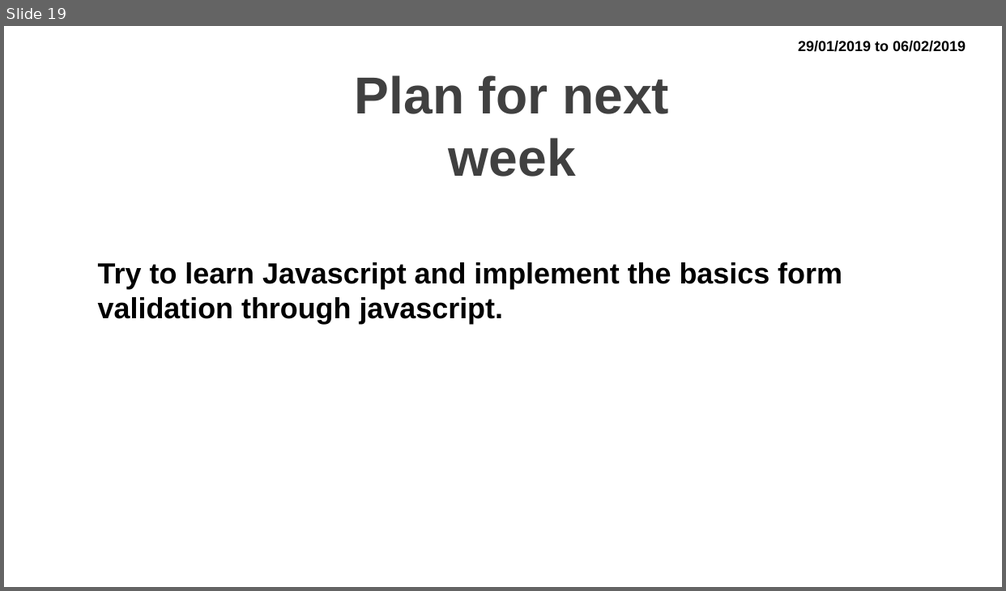
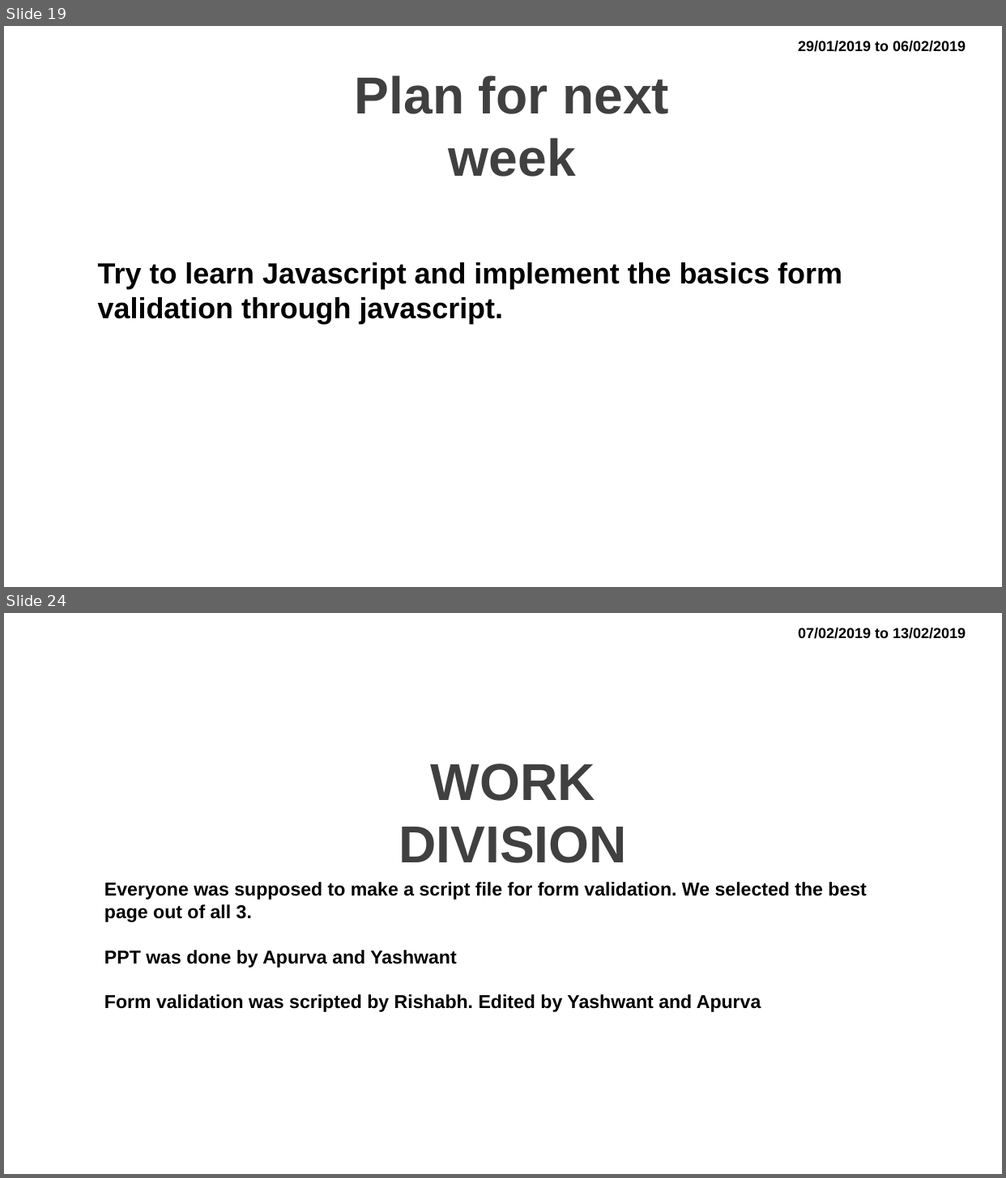
Before and after one commit to lostground97/WebD-Project, a slide deck: Presentation.pptx. Shown one above the other, each under a label of ours: slide 19 before the commit, slides 19 and 24 after it; the slides between them are not shown. The pictures are 1006x591 and 1006x1178 pixels, drawn with LibreOffice and Linux fonts; fonts in the diff are those of the drawing; background and template pictures are left out. Boxes give left, top, right and bottom in pixels: in the first picture for what was removed or moved away, otherwise in the second. Text is boxed around its words. In the diff, an @@ line names an element or a change of style, - is before the commit and + after.

```diff
--- a/Presentation.pptx
+++ b/Presentation.pptx
@@ slide 24 added at (4,613,1002,1174), background picture (left out) @@
@@ text added at (798,628,965,639), 14 pt, text #000000, bold @@
+07/02/2019 to 13/02/2019
@@ text added at (399,764,627,863), 50 pt, text pattern #808080 on #404040, bold @@
+WORK DIVISION
@@ text added at (104,882,866,1012), 18 pt, text #000000, bold @@
+Everyone was supposed to make a script file for form validation. We selected the best page out of all 3.
+PPT was done by Apurva and Yashwant
+Form validation was scripted by Rishabh. Edited by Yashwant and Apurva
```
Also in this commit, not shown: 5 other slides added, 4 other files.
